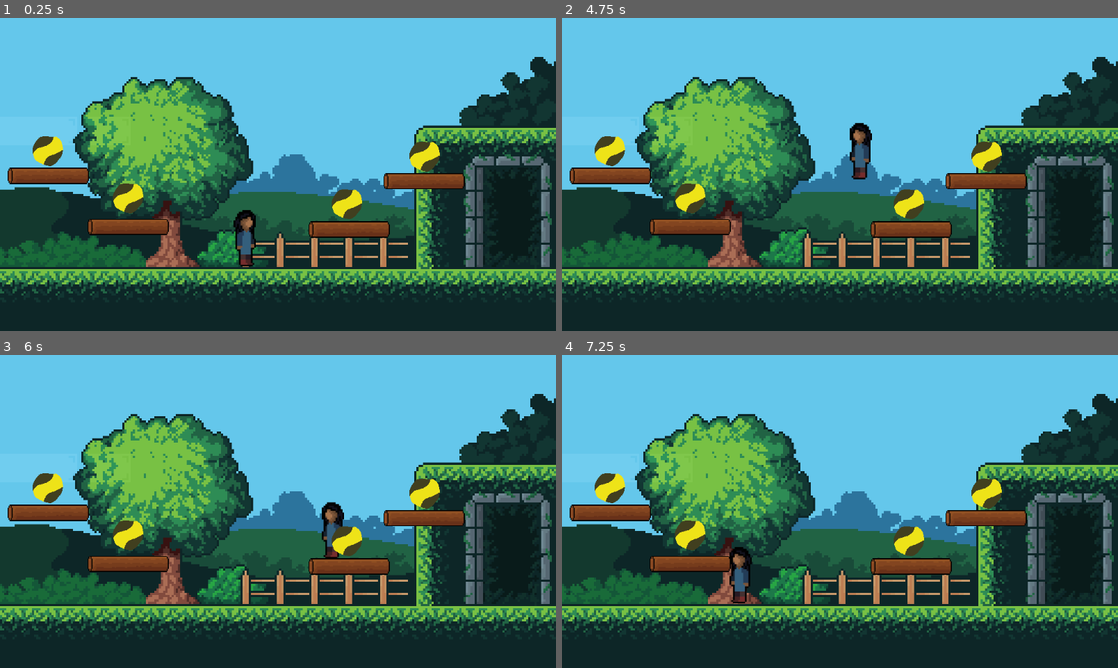
Above: before the commit, frames 1-4 (two rows, left to right).
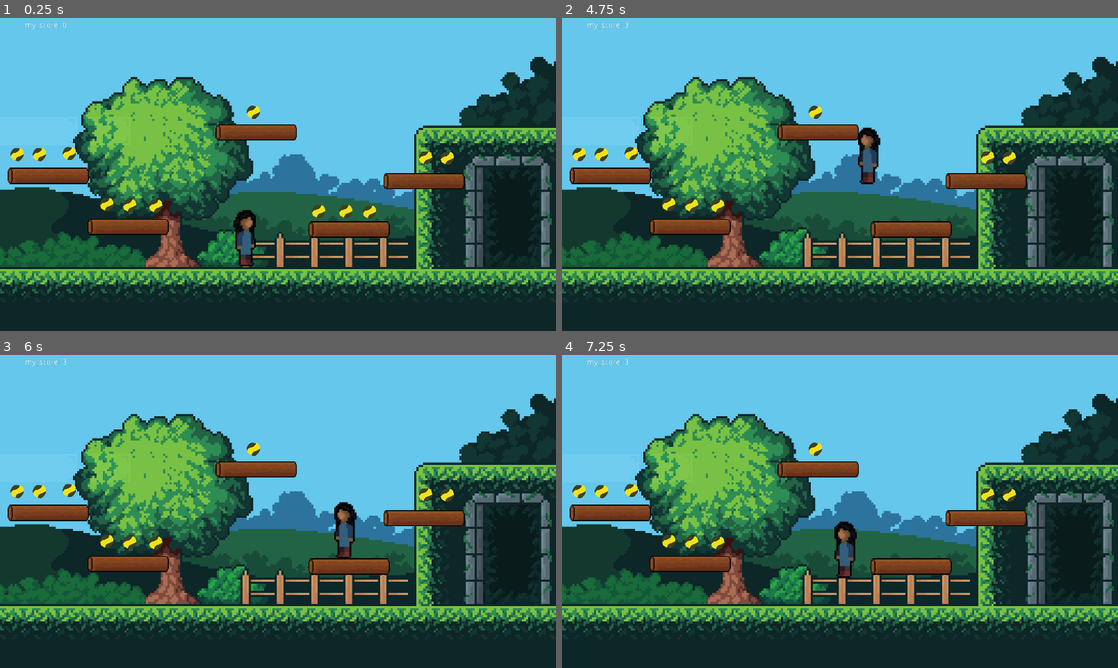
Above: after the commit, the same moments.

Repository: caffebd/shorif-platform
Game: Godot game, scene res://scenes/World.tscn
Same seed, same stepped clock (60 frames per second), same inputs: the game is played once before the commit and once after it.
Inputs:
- Up to frame 1 (0.25 s): no input
- Up to frame 2 (4.75 s): tap Enter at 0.5 s; hold D (right) 0.53-2.03 s; tap W (jump) at 0.77, 1.52, 3.02, 3.77, 4.52 s; hold A (left) 2.03-2.78 s; hold D (right) 2.78-4.28 s; hold A (left) from 4.28 s (still down)
- Up to frame 3 (6 s): release A (left) at 5.03 s; hold D (right) 5.03-5.78 s; hold A (left) from 5.78 s (still down)
- Up to frame 4 (7.25 s): keep holding A (left); tap W (jump) at 6.02, 6.77 s

The runs differ from the first frame. In frame 1, 3.0% of the frame differs, in the area x 1-82%, y 1-65%; in frame 2, 3.6%; in frame 3, 3.5%; in frame 4, 4.0%, in the area x 1-82%, y 1-80%.
Error before the commit: Invalid call. Nonexistent function 'emit_singal' in base 'Node (Global_signal.gd)'. (res://scripts/egg.gd:9)

Commit message:
Score done

Diff:
--- a/scenes/UI.tscn
+++ b/scenes/UI.tscn
@@ -6,3 +6,12 @@
 anchor_right = 1.0
 anchor_bottom = 1.0
 script = ExtResource( 1 )
+
+[node name="Label" type="Label" parent="."]
+anchor_right = 1.0
+anchor_bottom = 1.0
+margin_left = 46.0
+margin_top = 30.0
+margin_right = -935.0
+margin_bottom = -556.0
+text = "my_score :"
--- a/scenes/World.tscn
+++ b/scenes/World.tscn
@@ -1,9 +1,10 @@
-[gd_scene load_steps=6 format=2]
+[gd_scene load_steps=7 format=2]
 
 [ext_resource path="res://scenes/wood.tscn" type="PackedScene" id=1]
 [ext_resource path="res://scenes/Player.tscn" type="PackedScene" id=2]
 [ext_resource path="res://assets/props/Titlebackground.png" type="Texture" id=3]
 [ext_resource path="res://scenes/egg.tscn" type="PackedScene" id=4]
+[ext_resource path="res://scenes/UI.tscn" type="PackedScene" id=5]
 
 [sub_resource type="RectangleShape2D" id=1]
 extents = Vector2( 538.5, 63 )
@@ -25,6 +26,10 @@
 [node name="Player" parent="." instance=ExtResource( 2 )]
 position = Vector2( 451, 426 )
 
+[node name="UI" parent="." instance=ExtResource( 5 )]
+anchor_right = 0.0
+anchor_bottom = 0.0
+
 [node name="wood" parent="." instance=ExtResource( 1 )]
 position = Vector2( 231, 406 )
 
@@ -37,14 +42,41 @@
 [node name="wood4" parent="." instance=ExtResource( 1 )]
 position = Vector2( 776, 322 )
 
+[node name="wood5" parent="." instance=ExtResource( 1 )]
+position = Vector2( 467, 232 )
+
 [node name="egg" parent="." instance=ExtResource( 4 )]
-position = Vector2( 642, 362 )
+position = Vector2( 588, 378 )
+
+[node name="egg9" parent="." instance=ExtResource( 4 )]
+position = Vector2( 638, 378 )
+
+[node name="egg10" parent="." instance=ExtResource( 4 )]
+position = Vector2( 682, 379 )
 
 [node name="egg2" parent="." instance=ExtResource( 4 )]
-position = Vector2( 239, 351 )
+position = Vector2( 198, 365 )
+
+[node name="egg7" parent="." instance=ExtResource( 4 )]
+position = Vector2( 240, 367 )
+
+[node name="egg8" parent="." instance=ExtResource( 4 )]
+position = Vector2( 288, 368 )
 
 [node name="egg3" parent="." instance=ExtResource( 4 )]
-position = Vector2( 91, 264 )
+position = Vector2( 33, 273 )
+
+[node name="egg5" parent="." instance=ExtResource( 4 )]
+position = Vector2( 74, 273 )
+
+[node name="egg6" parent="." instance=ExtResource( 4 )]
+position = Vector2( 129, 271 )
 
 [node name="egg4" parent="." instance=ExtResource( 4 )]
-position = Vector2( 785, 274 )
+position = Vector2( 468, 195 )
+
+[node name="egg11" parent="." instance=ExtResource( 4 )]
+position = Vector2( 785, 279 )
+
+[node name="egg12" parent="." instance=ExtResource( 4 )]
+position = Vector2( 825, 280 )
--- a/scenes/egg.tscn
+++ b/scenes/egg.tscn
@@ -4,12 +4,13 @@
 [ext_resource path="res://scripts/egg.gd" type="Script" id=2]
 
 [sub_resource type="CircleShape2D" id=1]
-radius = 31.5753
+radius = 11.0
 
 [node name="egg" type="Area2D"]
 script = ExtResource( 2 )
 
 [node name="Sprite" type="Sprite" parent="."]
+scale = Vector2( 0.4375, 0.4375 )
 texture = ExtResource( 1 )
 
 [node name="CollisionShape2D" type="CollisionShape2D" parent="."]
--- a/scenes/wood.tscn
+++ b/scenes/wood.tscn
@@ -5,14 +5,12 @@
 [sub_resource type="RectangleShape2D" id=1]
 extents = Vector2( 75, 13.5 )
 
-[node name="wood" type="Area2D"]
+[node name="wood" type="StaticBody2D"]
 
-[node name="wood" type="StaticBody2D" parent="."]
-
-[node name="LogBridge" type="Sprite" parent="wood"]
+[node name="LogBridge" type="Sprite" parent="."]
 position = Vector2( 5, 2 )
 texture = ExtResource( 1 )
 
-[node name="CollisionShape2D" type="CollisionShape2D" parent="wood"]
+[node name="CollisionShape2D" type="CollisionShape2D" parent="."]
 position = Vector2( 5, 1 )
 shape = SubResource( 1 )
--- a/scripts/UI.gd
+++ b/scripts/UI.gd
@@ -1,12 +1,16 @@
 extends Control
 
-var score = 1
+var score = 0
+
 
 
 func _ready():
+
 	GlobalSignal.connect("score", self, "_score")
+	$Label.text = "my_score: "+str(score)
+
 
 
 func _score():
 	score += 1
-	$Player.text = "my_score: "+str("my_score")
+	$Label.text = "my_score: "+str(score)
--- a/scripts/egg.gd
+++ b/scripts/egg.gd
@@ -2,9 +2,9 @@
 
 
 
-var score = 1
+
 
 
 func _on_egg_body_entered(body):
-	GlobalSignal.emit_singal("score",score)
+	GlobalSignal.emit_signal("score")
 	queue_free()
